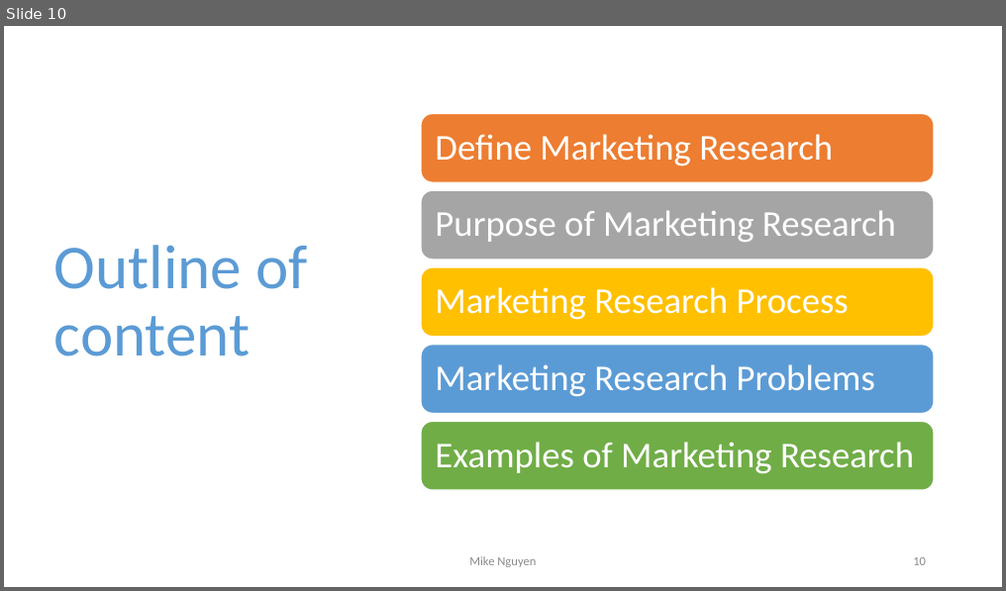
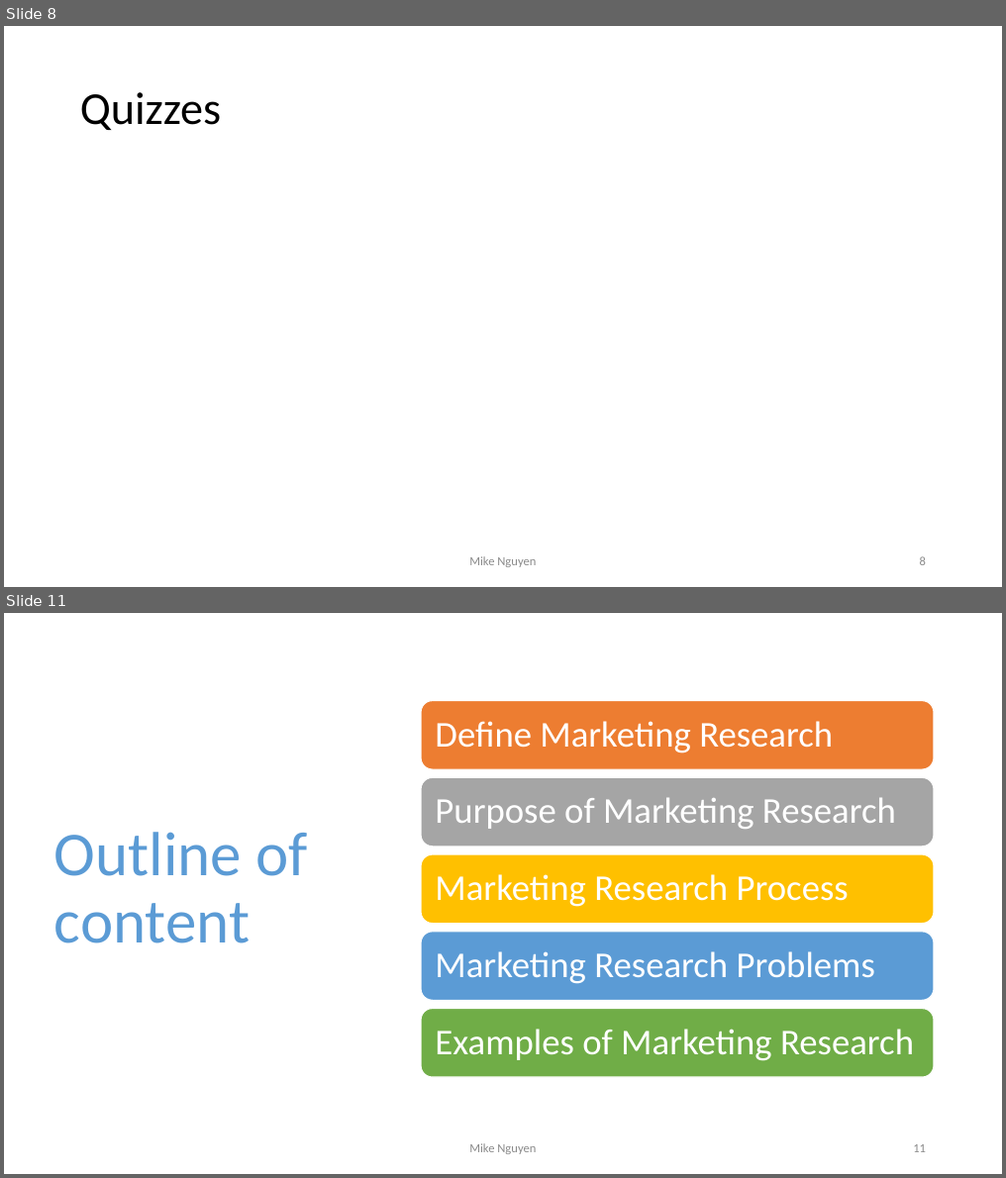
Before and after one commit to mikenguyen13/mar4050, a slide deck: lectures/1/1_Introduction to Marketing Research.pptx. Shown one above the other, each under a label of ours: slide 10 before the commit, slides 8 and 11 after it; the slides between them are not shown. The pictures are 1006x591 and 1006x1178 pixels, drawn with LibreOffice and Linux fonts; fonts in the diff are those of the drawing. Boxes give left, top, right and bottom in pixels: in the first picture for what was removed or moved away, otherwise in the second. Text is boxed around its words. In the diff, an @@ line names an element or a change of style, - is before the commit and + after.

```diff
--- a/lectures/1/1_Introduction to Marketing Research.pptx
+++ b/lectures/1/1_Introduction to Marketing Research.pptx
@@ slide 8 added at bbox=[4, 26, 1002, 587], background #FFFFFF @@
@@ title added at bbox=[80, 92, 221, 130], 44 pt, text #000000 @@
+Quizzes
@@ text added at bbox=[469, 557, 536, 568], 12 pt, text #8C8C8C @@
+Mike Nguyen
@@ page number added at bbox=[920, 557, 926, 566], 12 pt, text #8C8C8C @@
+8
@@ what was slide 10 is now slide 11 @@
@@ page number at bbox=[913, 1145, 926, 1153]: text changed @@
-10
+11
```
Also in this commit, not shown: 5 slides changed, 1 other slide added, 8 other files.
